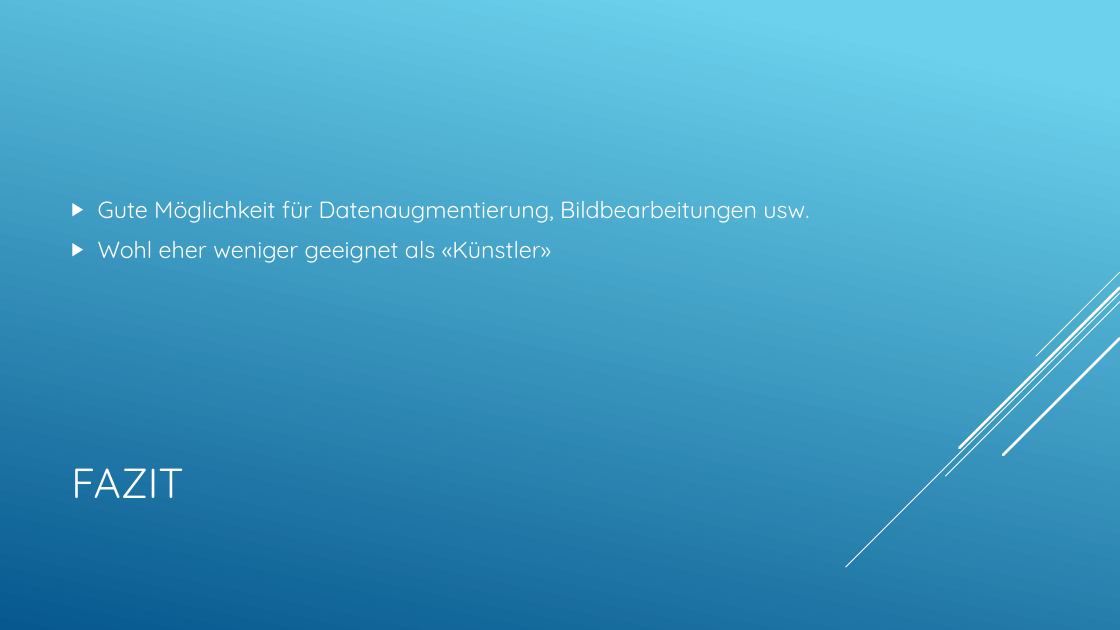
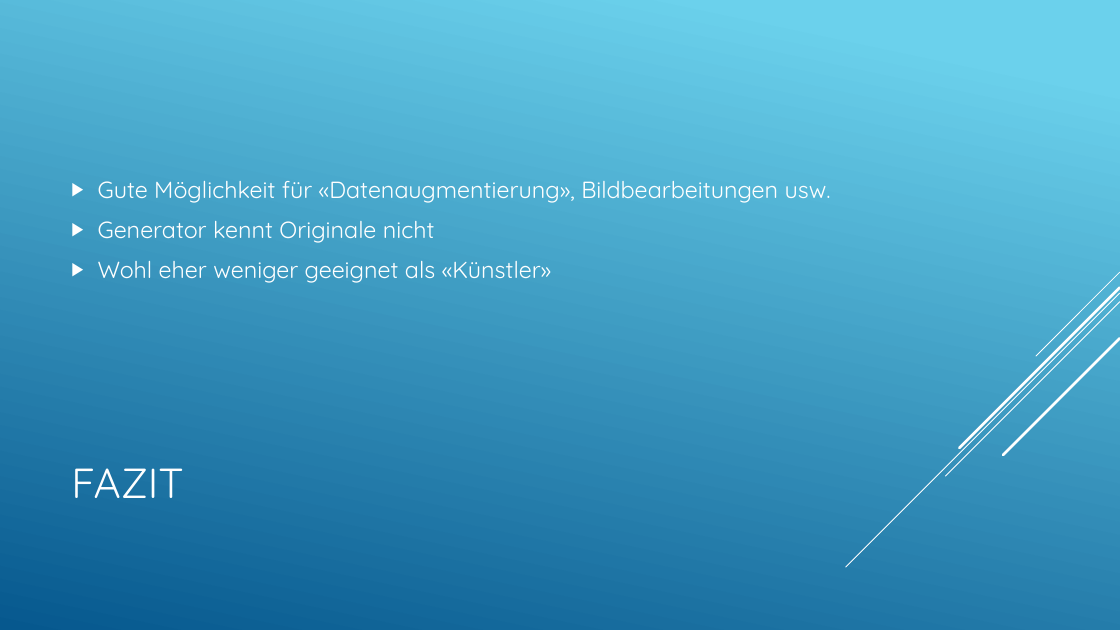
Before and after one commit to LucaRitz/informatik_seminar_gan, a slide deck: slide 23 of GAN.pptx (slide 22 before the commit). Drawn at 1120x630 pixels with LibreOffice and Linux fonts; fonts in the diff are those of the drawing. Boxes give left, top, right and bottom in pixels: in the first picture for what was removed or moved away, otherwise in the second. Text is boxed around its words. In the diff, an @@ line names an element or a change of style, - is before the commit and + after.

```diff
--- a/GAN.pptx
+++ b/GAN.pptx
@@ text at <box>98,181,831,243</box>: text changed @@
-▶ Gute Möglichkeit für Datenaugmentierung, Bildbearbeitungen usw.
+▶ Gute Möglichkeit für «Datenaugmentierung», Bildbearbeitungen usw.
+▶ Generator kennt Originale nicht
```
Also in this commit, not shown: 1 slide added, 2 other files.
